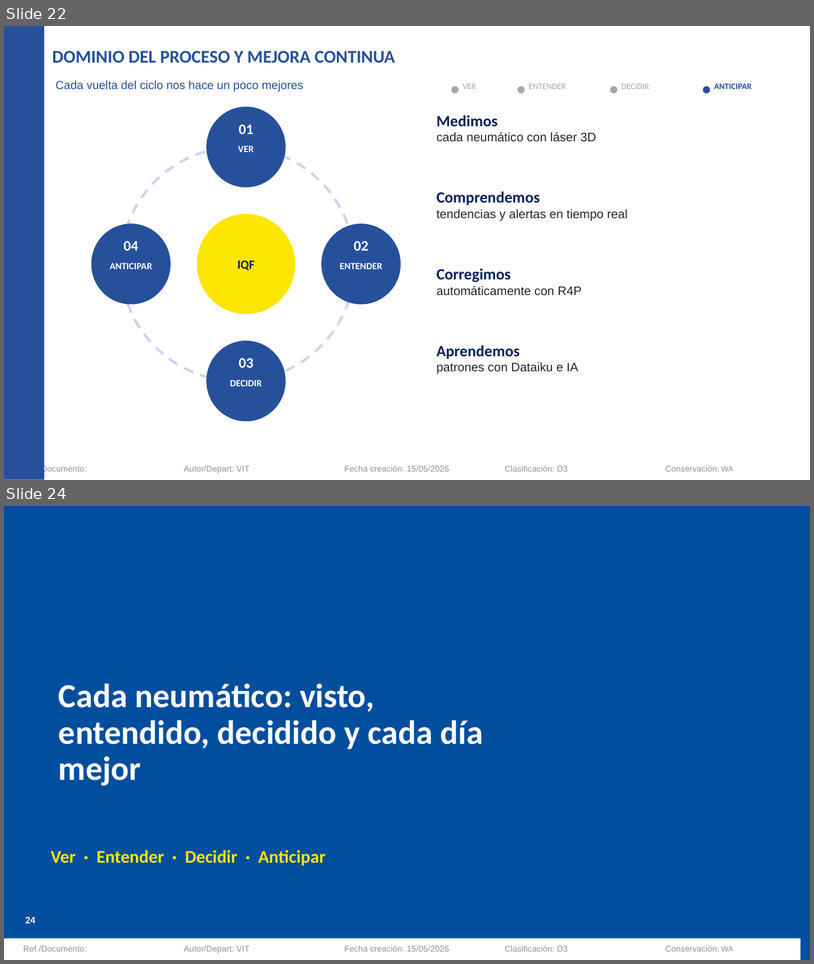
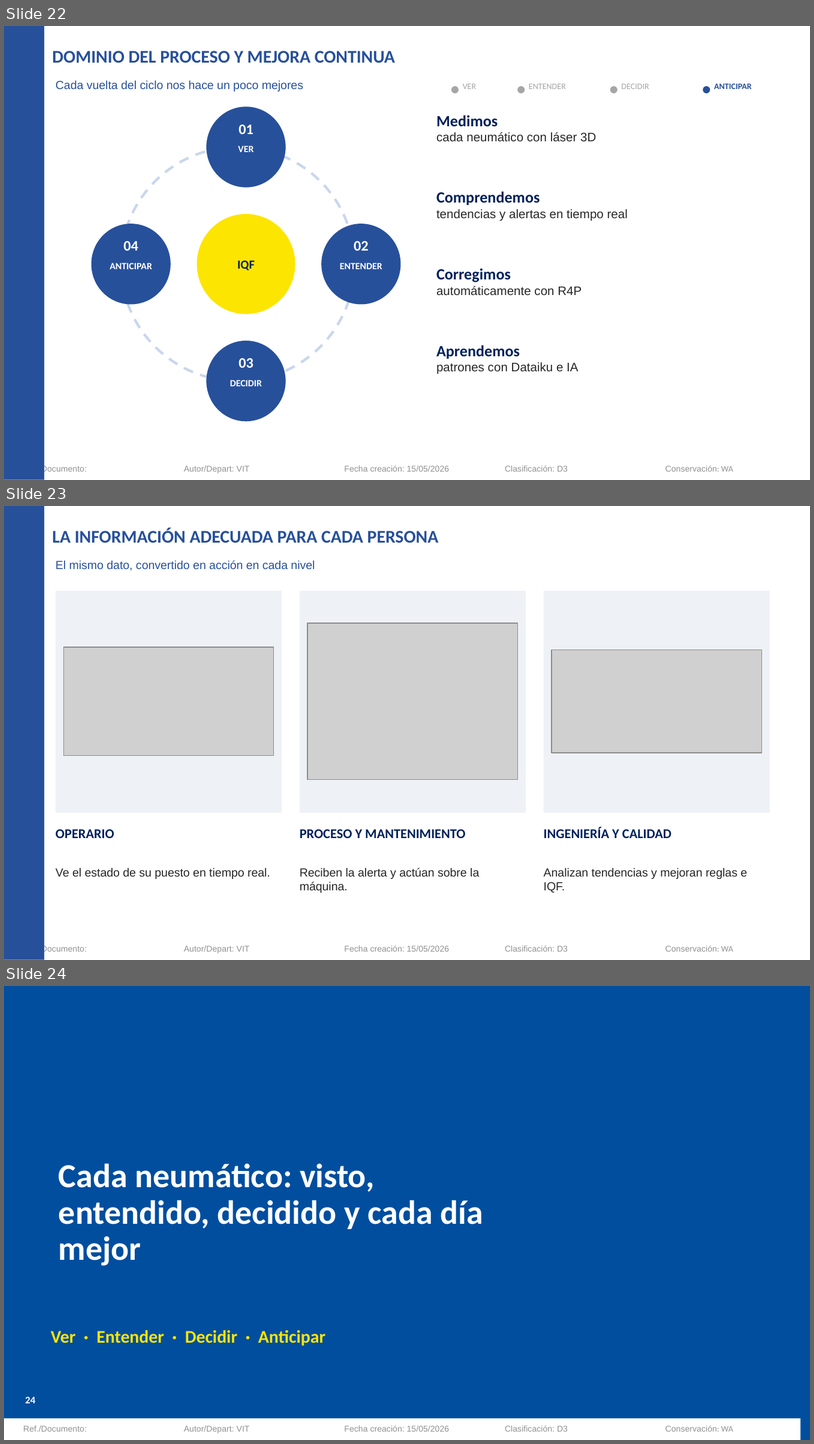
Before and after one commit to Asierenux/blank-app, a slide deck: presentaciones/Michelin_Hyundai_Fabricacion_Digital_ES.pptx. Shown one above the other, each under a label of ours: slides 22 and 24 before the commit, slides 22, 23 and 24 after it; the slides between them are not shown. The pictures are 814x964 and 814x1444 pixels, drawn with LibreOffice and Linux fonts; fonts in the diff are those of the drawing; grey boxes stand for pictures; background and template pictures are left out. Boxes give left, top, right and bottom in pixels: in the first picture for what was removed or moved away, otherwise in the second. Text is boxed around its words. In the diff, an @@ line names an element or a change of style, - is before the commit and + after.

```diff
--- a/presentaciones/Michelin_Hyundai_Fabricacion_Digital_ES.pptx
+++ b/presentaciones/Michelin_Hyundai_Fabricacion_Digital_ES.pptx
@@ slide 23 added at (4,506,810,960), background #FFFFFF; not listed: 6 template elements that a slide beside it also shows @@
@@ title added at (52,528,439,543), 16 pt, text #27509B, bold @@
+LA INFORMACIÓN ADECUADA PARA CADA PERSONA
@@ text added at (56,560,315,571), 10.5 pt, text #27509B @@
+El mismo dato, convertido en acción en cada nivel
@@ rectangle added at (56,591,282,813), fill #EEF1F6 @@
@@ rectangle added at (300,591,527,813), fill #EEF1F6 @@
@@ rectangle added at (543,591,770,813), fill #EEF1F6 @@
@@ picture added at (308,623,518,780) @@
@@ picture added at (63,647,274,755) @@
@@ picture added at (552,649,762,753) @@
@@ text added at (56,829,114,838), 12 pt, text #00205B, bold @@
+OPERARIO
@@ text added at (300,829,465,838), 12 pt, text #00205B, bold @@
+PROCESO Y MANTENIMIENTO
@@ text added at (544,826,672,838), 12 pt, text #00205B, bold @@
+INGENIERÍA Y CALIDAD
@@ text added at (56,867,270,879), 10.5 pt, text #262626 @@
+Ve el estado de su puesto en tiempo real.
@@ text added at (300,867,479,892), 10.5 pt, text #262626 @@
+Reciben la alerta y actúan sobre la máquina.
@@ text added at (544,867,747,892), 10.5 pt, text #262626 @@
+Analizan tendencias y mejoran reglas e IQF.
```
Also in this commit, not shown: 1 slide changed, 1 slide removed.
